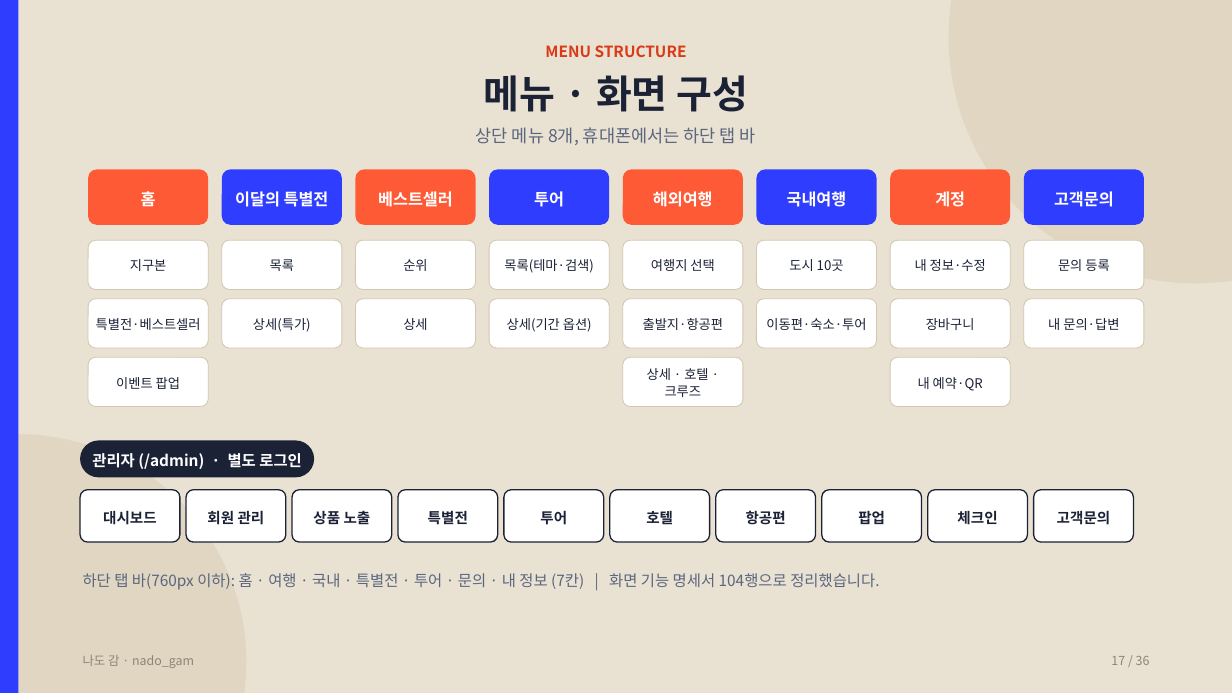
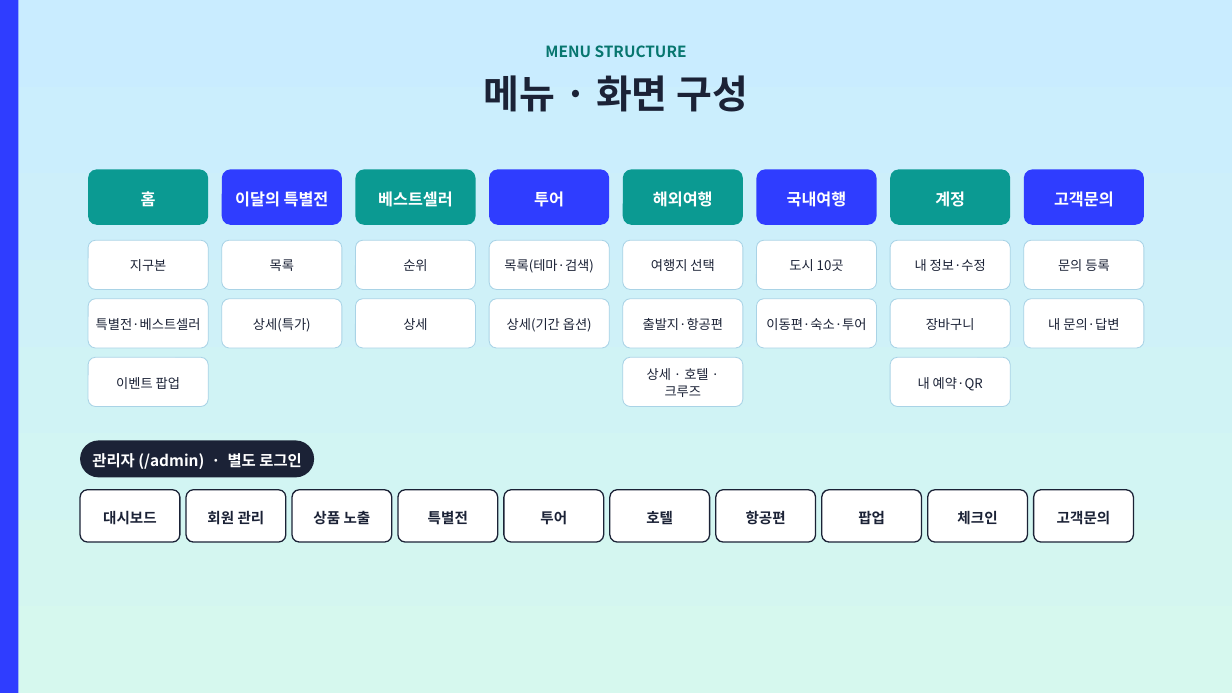
Before and after one commit to ho8566z/nado-gam_word, a slide deck: slide 17 of ppt_output/나도감_발표.pptx. Drawn at 1232x693 pixels with LibreOffice and Linux fonts; fonts in the diff are those of the drawing. Boxes give left, top, right and bottom in pixels: in the first picture for what was removed or moved away, otherwise in the second. Text is boxed around its words. In the diff, an @@ line names an element or a change of style, - is before the commit and + after.

Commit message:
docs(ppt): 사용자가 마무리한 발표 PPT 최종본(32장) 반영
청량 테마와 선정 배경·벤치마킹 수정을 반영하고 사용자가 PowerPoint 에서 직접 다듬은 최종 파일이다.

```diff
--- a/ppt_output/나도감_발표.pptx
+++ b/ppt_output/나도감_발표.pptx
@@ background #E9E1D2 to gradient #C9ECFF to #D6F8EE @@
@@ ellipse removed at bbox=[949, 0, 1232, 283] @@
@@ text "MENU STRUCTURE" at bbox=[545, 45, 687, 57]: text colour #D93A17 to #07766F @@
@@ text removed at bbox=[476, 127, 756, 145] @@
-상단 메뉴 8개, 휴대폰에서는 하단 탭 바
@@ fill #FF5A36 to #0B9A92 in 4 elements at bbox=[88, 169, 208, 225], bbox=[355, 169, 476, 225], bbox=[623, 169, 743, 225], bbox=[890, 169, 1010, 225] @@
@@ outline #D2C7B1 1 pt to #A9D3E6 1 pt in 19 elements at bbox=[88, 240, 208, 290], bbox=[88, 299, 208, 348], bbox=[88, 357, 208, 407], bbox=[222, 240, 342, 290], bbox=[222, 299, 342, 348], bbox=[355, 240, 476, 290], bbox=[355, 299, 476, 348], bbox=[489, 240, 609, 290], bbox=[489, 299, 609, 348], bbox=[623, 240, 743, 290], bbox=[623, 299, 743, 348], bbox=[623, 357, 743, 407], bbox=[756, 240, 877, 290], bbox=[756, 299, 877, 348], bbox=[890, 240, 1010, 290], bbox=[890, 299, 1010, 348], bbox=[890, 357, 1010, 407], bbox=[1024, 240, 1144, 290], bbox=[1024, 299, 1144, 348] @@
@@ ellipse removed at bbox=[0, 434, 246, 693] @@
@@ text removed at bbox=[83, 573, 879, 590] @@
-하단 탭 바(760px 이하): 홈 · 여행 · 국내 · 특별전 · 투어 · 문의 · 내 정보 (7칸) | 화면 기능 명세서 104행으로 정리했습니다.
@@ text removed at bbox=[83, 655, 194, 668] @@
-나도 감 · nado_gam
@@ text removed at bbox=[1111, 656, 1150, 665] @@
-17 / 36
```
Also in this commit, not shown: 29 other slides changed, 2 slides added, 6 slides removed.
